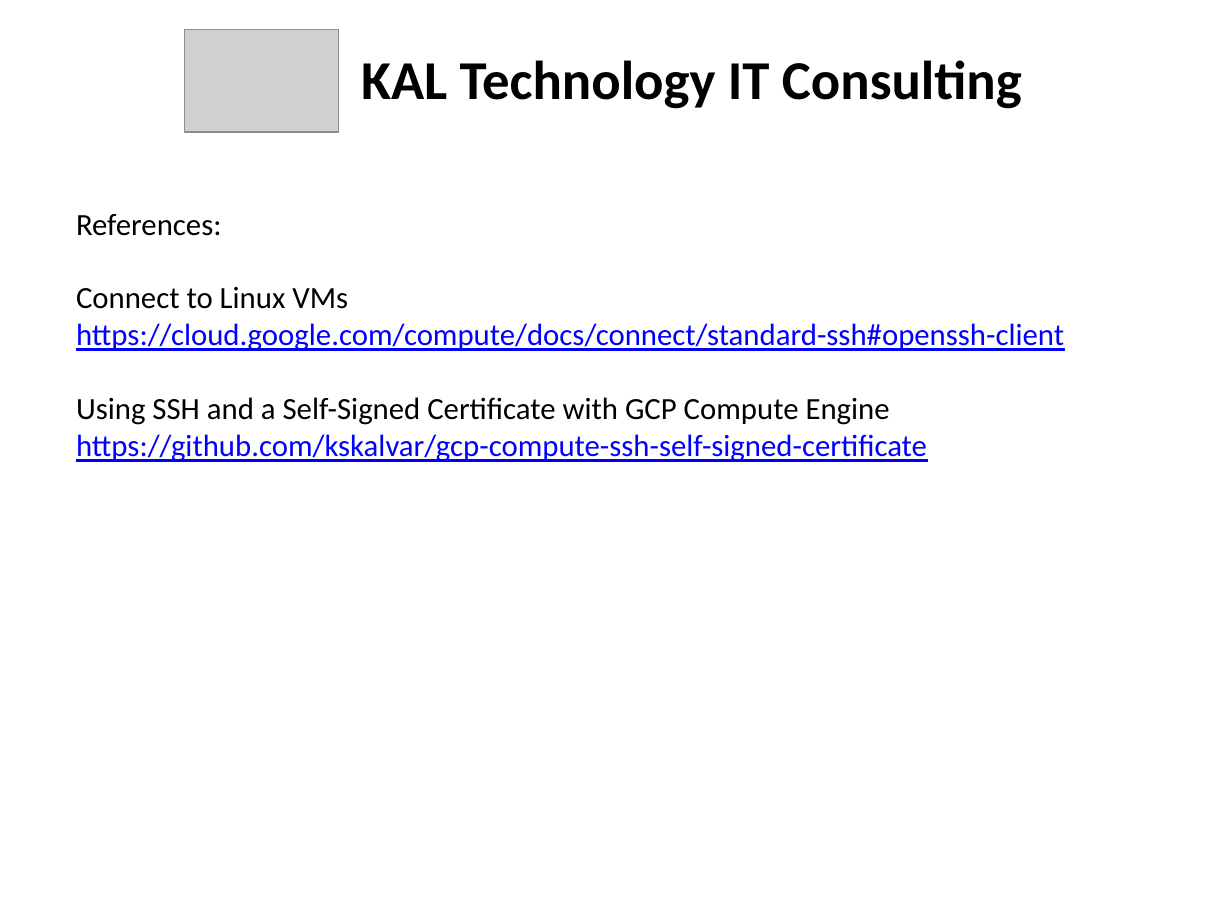
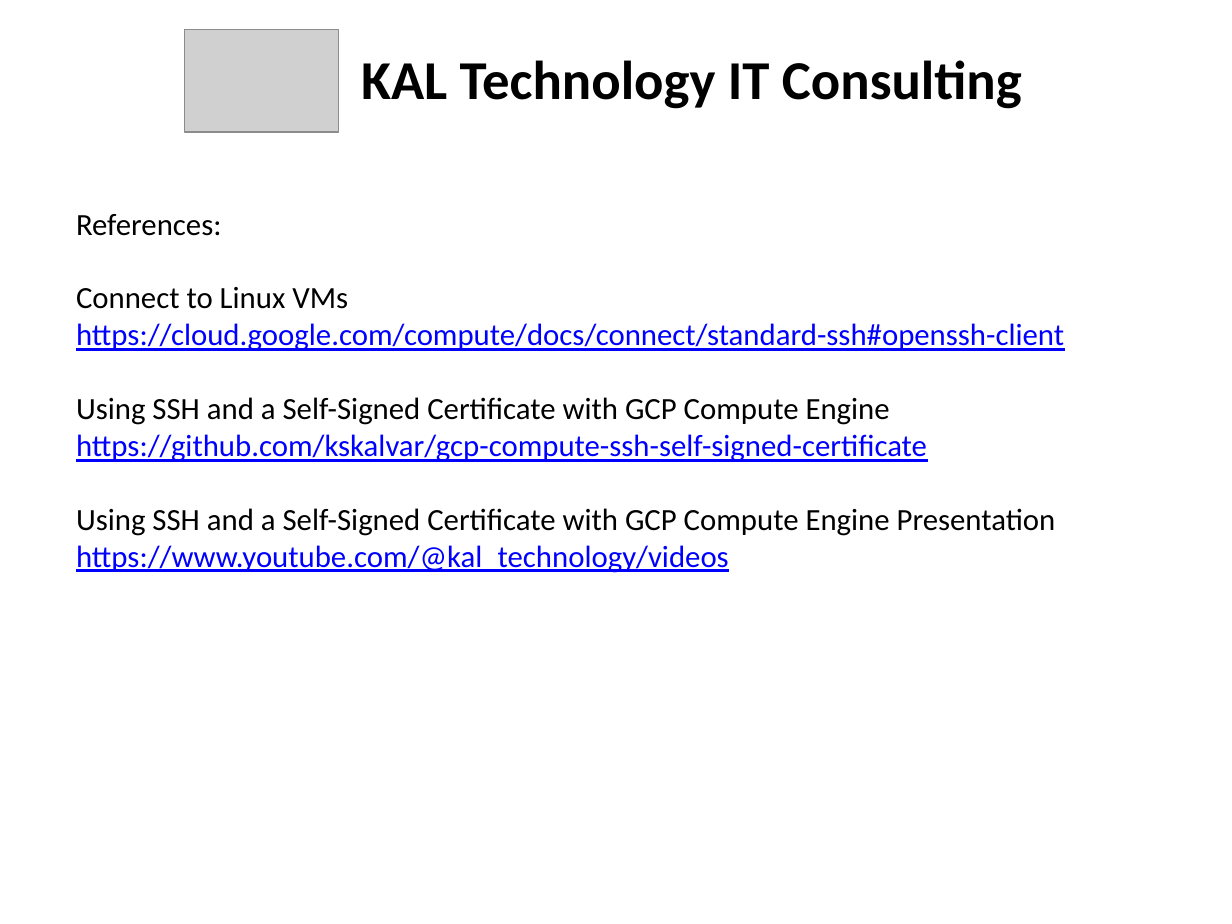
Before and after one commit to kskalvar/gcp-compute-ssh-self-signed-certificate, a slide deck: slide 5 of GCP Compute ssh Self-Signed-Certificate.pptx. Drawn at 1232x924 pixels with LibreOffice and Linux fonts; fonts in the diff are those of the drawing; grey boxes stand for pictures. Boxes give left, top, right and bottom in pixels: in the first picture for what was removed or moved away, otherwise in the second. Text is boxed around its words. In the diff, an @@ line names an element or a change of style, - is before the commit and + after.

```diff
--- a/GCP Compute ssh Self-Signed-Certificate.pptx
+++ b/GCP Compute ssh Self-Signed-Certificate.pptx
@@ text at <box>76,508,1056,573</box>: paragraph added @@
+Using SSH and a Self-Signed Certificate with GCP Compute Engine Presentation
+https://www.youtube.com/@kal_technology/videos
```
Also in this commit, not shown: 1 other file.
